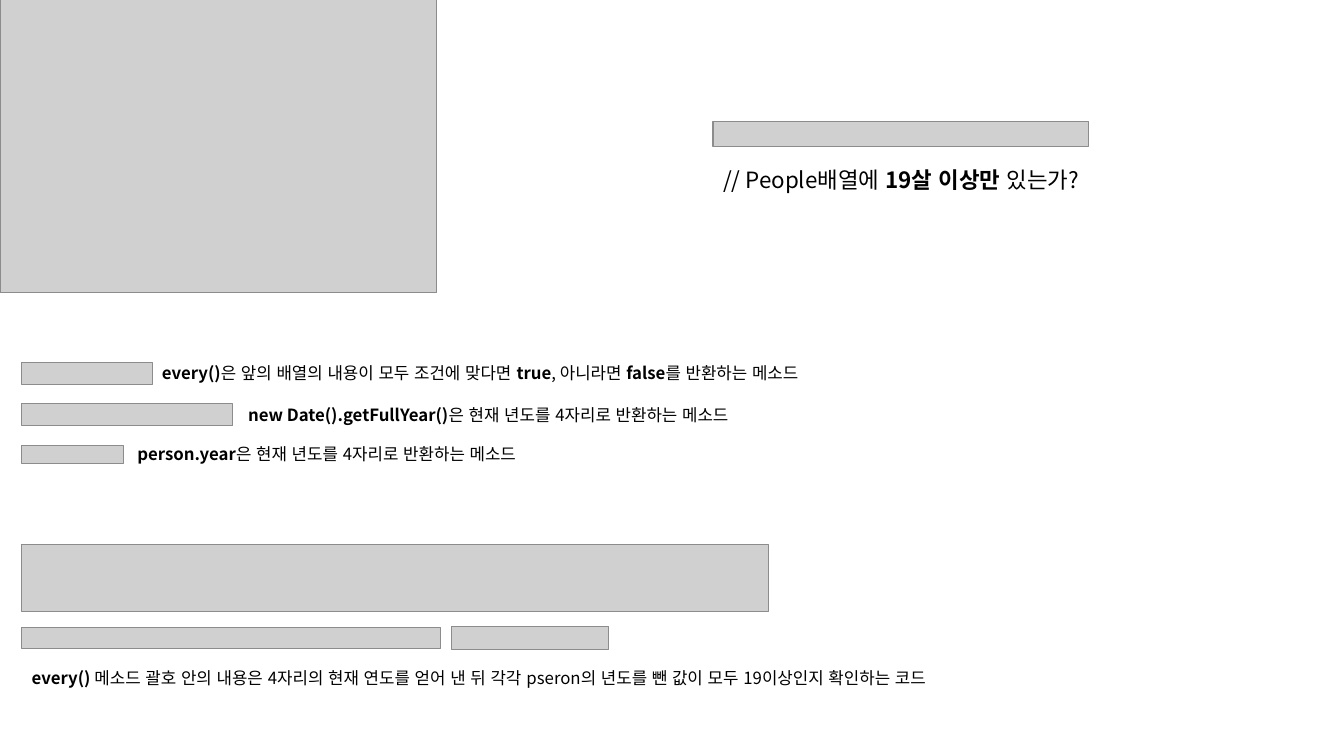
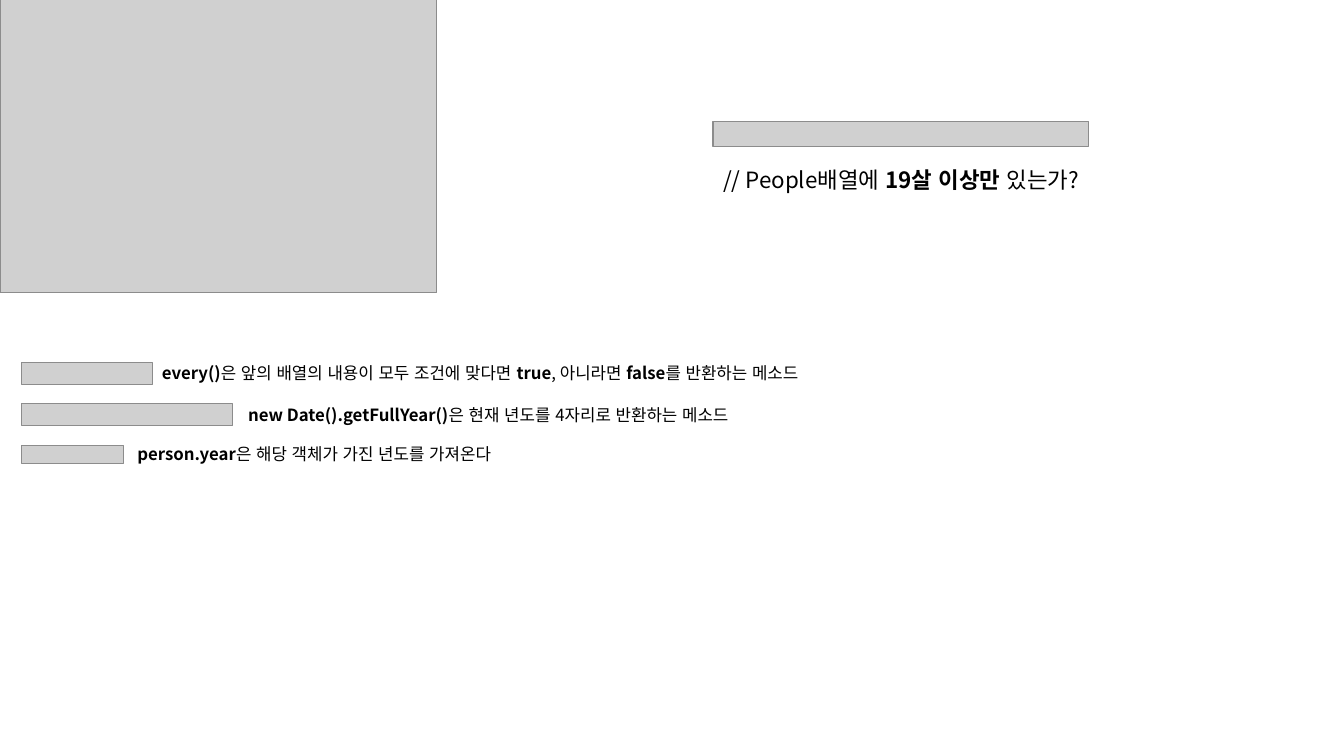
Before and after one commit to Jangyusu/Javascript_Study, a slide deck: slide 3 of JavaScript30-master/07 - Array Cardio Day 2/설명.pptx. Drawn at 1344x756 pixels with LibreOffice and Linux fonts; fonts in the diff are those of the drawing; grey boxes stand for pictures. Boxes give left, top, right and bottom in pixels: in the first picture for what was removed or moved away, otherwise in the second. Text is boxed around its words. In the diff, an @@ line names an element or a change of style, - is before the commit and + after.

```diff
--- a/JavaScript30-master/07 - Array Cardio Day 2/설명.pptx
+++ b/JavaScript30-master/07 - Array Cardio Day 2/설명.pptx
@@ text at <box>137,446,491,464</box>: text changed @@
-person.year은 현재 년도를 4자리로 반환하는 메소드
+person.year은 해당 객체가 가진 년도를 가져온다
@@ picture removed at <box>22,544,769,612</box> @@
@@ picture removed at <box>22,628,442,649</box> @@
@@ picture removed at <box>452,626,609,649</box> @@
@@ text removed at <box>32,670,926,688</box> @@
-every() 메소드 괄호 안의 내용은 4자리의 현재 연도를 얻어 낸 뒤 각각 pseron의 년도를 뺀 값이 모두 19이상인지 확인하는 코드
```
Also in this commit, not shown: 3 other slides changed, 9 other files.
